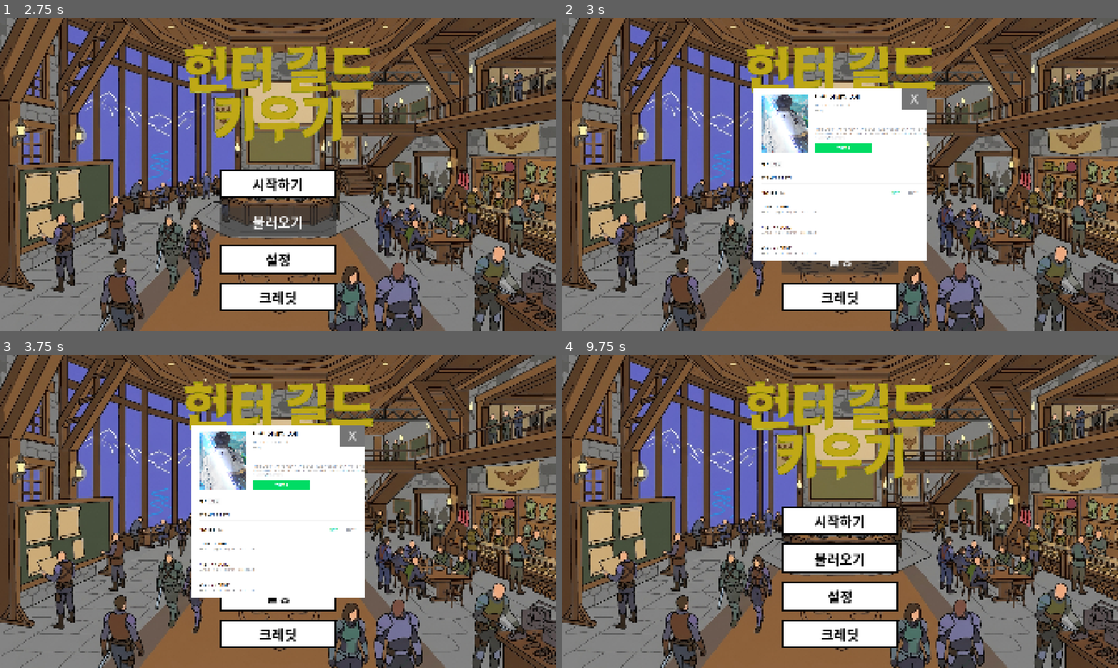
Above: before the commit, frames 1-4 (two rows, left to right).
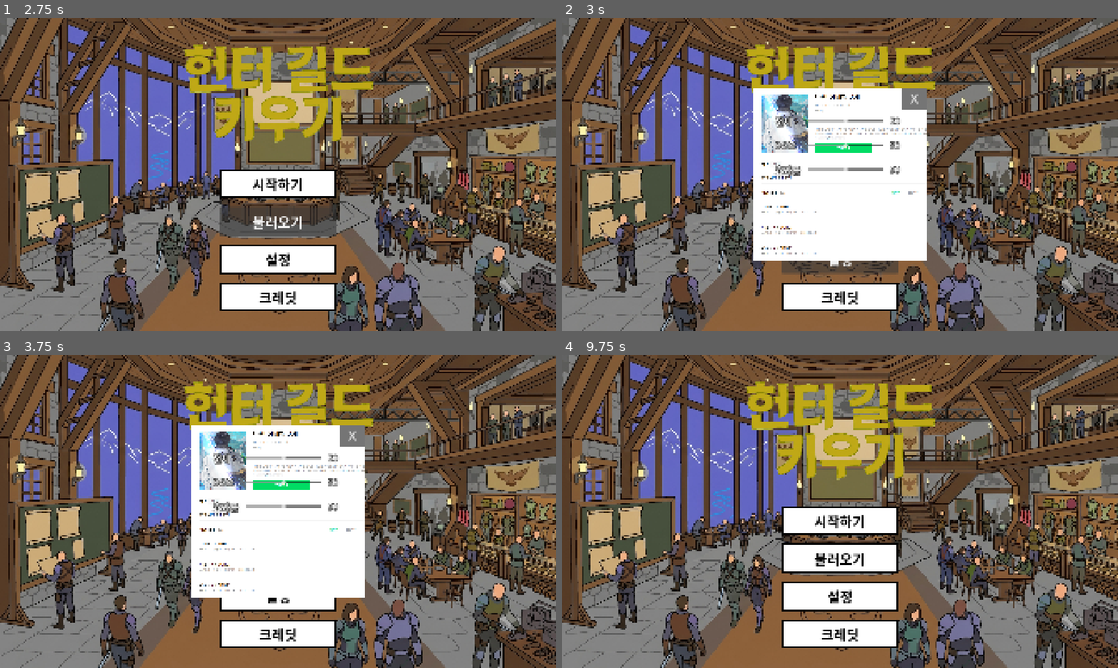
Above: after the commit, the same moments.

Repository: motsuni04/hunter-guild-tycoon
Game: Godot game, scene res://title.tscn
Two runs of this game, one before a commit and one after it. Both use one fixed random seed, a clock stepped at 60 frames per second and the inputs below.
Inputs:
- Up to frame 1 (2.75 s): click "시작하기" at 0.5 s; click "시작하기" at 1.25 s; click "불러오기" at 2 s
- Up to frame 2 (3 s): click "설정" at 2.75 s
- Up to frame 3 (3.75 s): click "크레딧" at 3.5 s
- Up to frame 4 (9.75 s): click "불러오기" at 4.25 s; click "설정" at 5 s; click "크레딧" at 5.75 s; click "시작하기" at 6.5 s; click "불러오기" at 7.25 s; click "설정" at 8 s; click "크레딧" at 8.75 s; click "X" at 9.5 s

Frame 1 is identical in both runs. In frame 2, 0.8% of the frame differs, in the area x 38-61%, y 31-51%; in frame 3, 0.8%; in frame 4, nothing differs.

Commit message:
Fix setting scene

Diff:
--- a/setting.gd
+++ b/setting.gd
@@ -1,5 +1,8 @@
 extends CenterContainer
 
+@onready var master_volume = $Control/PanelContainer/MarginContainer/VBoxContainer/HBoxContainer/MasterVolume
+@onready var bgm_volume = $Control/PanelContainer/MarginContainer/VBoxContainer/HBoxContainer2/BgmVolume
+@onready var sfx_volume = $Control/PanelContainer/MarginContainer/VBoxContainer/HBoxContainer3/SfxVolume
 
 # Called when the node enters the scene tree for the first time.
 func _ready() -> void:
@@ -13,3 +16,19 @@
 
 func _on_exit_pressed() -> void:
 	hide()
+
+
+func _on_master_slider_value_changed(value: float) -> void:
+	var volume = int(value * 100)
+	master_volume.text = str(volume)
+	#TODO 바뀐 음량 출력과 메인에 시그널 보내기
+
+
+func _on_bgm_slider_value_changed(value: float) -> void:
+	var volume = int(value * 100)
+	bgm_volume.text = str(volume)
+
+
+func _on_sfx_slider_value_changed(value: float) -> void:
+	var volume = int(value * 100)
+	sfx_volume.text = str(volume)
--- a/setting.tscn
+++ b/setting.tscn
@@ -56,8 +56,100 @@
 layout_mode = 2
 mouse_filter = 2
 
-[node name="HBoxContainer" type="HBoxContainer" parent="Control/PanelContainer/MarginContainer/VBoxContainer" unique_id=683416395]
+[node name="HBoxContainer" type="HBoxContainer" parent="Control/PanelContainer/MarginContainer/VBoxContainer" unique_id=1164031307]
 layout_mode = 2
 mouse_filter = 2
 
+[node name="Master" type="Label" parent="Control/PanelContainer/MarginContainer/VBoxContainer/HBoxContainer" unique_id=504179635]
+custom_minimum_size = Vector2(110, 80)
+layout_mode = 2
+theme_override_colors/font_outline_color = Color(0, 0, 0, 1)
+theme_override_constants/outline_size = 8
+theme_override_font_sizes/font_size = 32
+text = "전체"
+vertical_alignment = 1
+
+[node name="MasterSlider" type="HSlider" parent="Control/PanelContainer/MarginContainer/VBoxContainer/HBoxContainer" unique_id=89719486]
+layout_mode = 2
+size_flags_horizontal = 3
+size_flags_vertical = 1
+max_value = 1.0
+step = 0.01
+value = 0.5
+
+[node name="MasterVolume" type="Label" parent="Control/PanelContainer/MarginContainer/VBoxContainer/HBoxContainer" unique_id=1741771383]
+custom_minimum_size = Vector2(70, 80)
+layout_mode = 2
+theme_override_colors/font_outline_color = Color(0, 0, 0, 1)
+theme_override_constants/outline_size = 8
+theme_override_font_sizes/font_size = 32
+text = "50"
+horizontal_alignment = 1
+vertical_alignment = 1
+
+[node name="HBoxContainer2" type="HBoxContainer" parent="Control/PanelContainer/MarginContainer/VBoxContainer" unique_id=683416395]
+layout_mode = 2
+mouse_filter = 2
+
+[node name="Bgm" type="Label" parent="Control/PanelContainer/MarginContainer/VBoxContainer/HBoxContainer2" unique_id=844392961]
+custom_minimum_size = Vector2(110, 80)
+layout_mode = 2
+theme_override_colors/font_outline_color = Color(0, 0, 0, 1)
+theme_override_constants/outline_size = 8
+theme_override_font_sizes/font_size = 32
+text = "BGM"
+vertical_alignment = 1
+
+[node name="BgmSlider" type="HSlider" parent="Control/PanelContainer/MarginContainer/VBoxContainer/HBoxContainer2" unique_id=813360384]
+layout_mode = 2
+size_flags_horizontal = 3
+size_flags_vertical = 1
+max_value = 1.0
+step = 0.01
+value = 0.5
+
+[node name="BgmVolume" type="Label" parent="Control/PanelContainer/MarginContainer/VBoxContainer/HBoxContainer2" unique_id=1095702499]
+custom_minimum_size = Vector2(70, 80)
+layout_mode = 2
+theme_override_colors/font_outline_color = Color(0, 0, 0, 1)
+theme_override_constants/outline_size = 8
+theme_override_font_sizes/font_size = 32
+text = "50"
+horizontal_alignment = 1
+vertical_alignment = 1
+
+[node name="HBoxContainer3" type="HBoxContainer" parent="Control/PanelContainer/MarginContainer/VBoxContainer" unique_id=1824306739]
+layout_mode = 2
+mouse_filter = 2
+
+[node name="Sfx" type="Label" parent="Control/PanelContainer/MarginContainer/VBoxContainer/HBoxContainer3" unique_id=1209439328]
+custom_minimum_size = Vector2(110, 80)
+layout_mode = 2
+theme_override_colors/font_outline_color = Color(0, 0, 0, 1)
+theme_override_constants/outline_size = 8
+theme_override_font_sizes/font_size = 32
+text = "효과음"
+vertical_alignment = 1
+
+[node name="SfxSlider" type="HSlider" parent="Control/PanelContainer/MarginContainer/VBoxContainer/HBoxContainer3" unique_id=596325935]
+layout_mode = 2
+size_flags_horizontal = 3
+size_flags_vertical = 1
+max_value = 1.0
+step = 0.01
+value = 0.5
+
+[node name="SfxVolume" type="Label" parent="Control/PanelContainer/MarginContainer/VBoxContainer/HBoxContainer3" unique_id=1871984032]
+custom_minimum_size = Vector2(70, 80)
+layout_mode = 2
+theme_override_colors/font_outline_color = Color(0, 0, 0, 1)
+theme_override_constants/outline_size = 8
+theme_override_font_sizes/font_size = 32
+text = "50"
+horizontal_alignment = 1
+vertical_alignment = 1
+
 [connection signal="pressed" from="Control/PanelContainer/TextureRect/Exit" to="." method="_on_exit_pressed"]
+[connection signal="value_changed" from="Control/PanelContainer/MarginContainer/VBoxContainer/HBoxContainer/MasterSlider" to="." method="_on_master_slider_value_changed"]
+[connection signal="value_changed" from="Control/PanelContainer/MarginContainer/VBoxContainer/HBoxContainer2/BgmSlider" to="." method="_on_bgm_slider_value_changed"]
+[connection signal="value_changed" from="Control/PanelContainer/MarginContainer/VBoxContainer/HBoxContainer3/SfxSlider" to="." method="_on_sfx_slider_value_changed"]
--- a/title.gd
+++ b/title.gd
@@ -13,8 +13,10 @@
 func _process(delta: float) -> void:
 	pass
 
+
 func _on_button_3_pressed() -> void:
 	setting.show()
+
 
 func _on_button_4_pressed() -> void:
 	var credit = CREDIT.instantiate()
